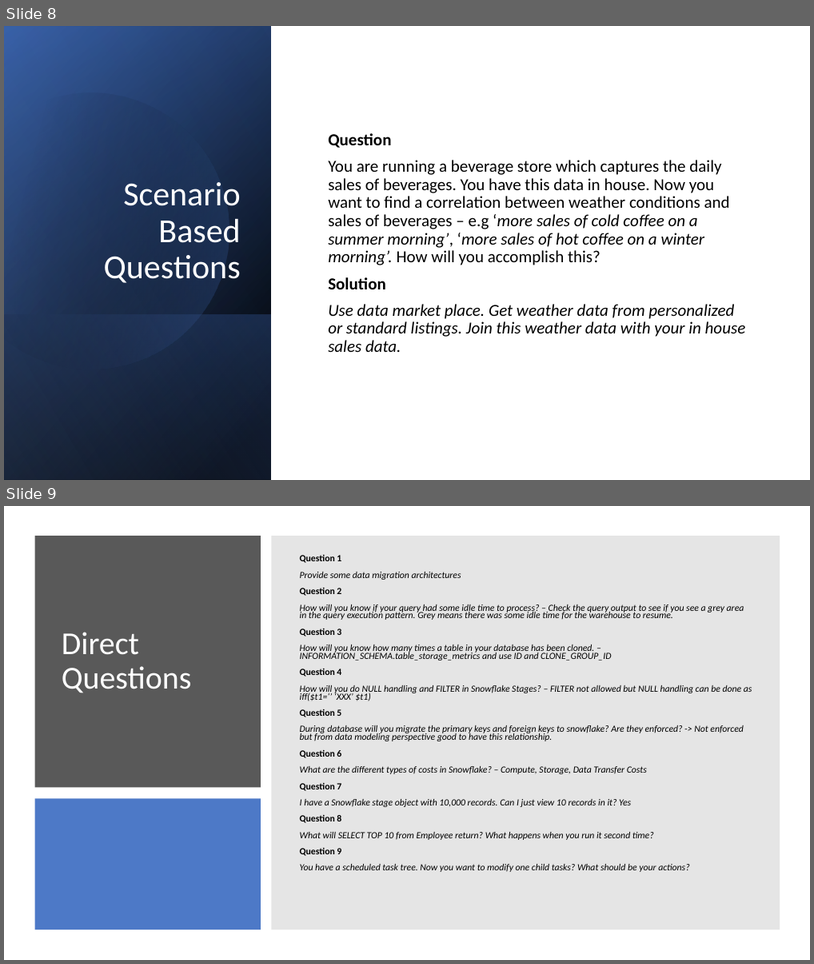
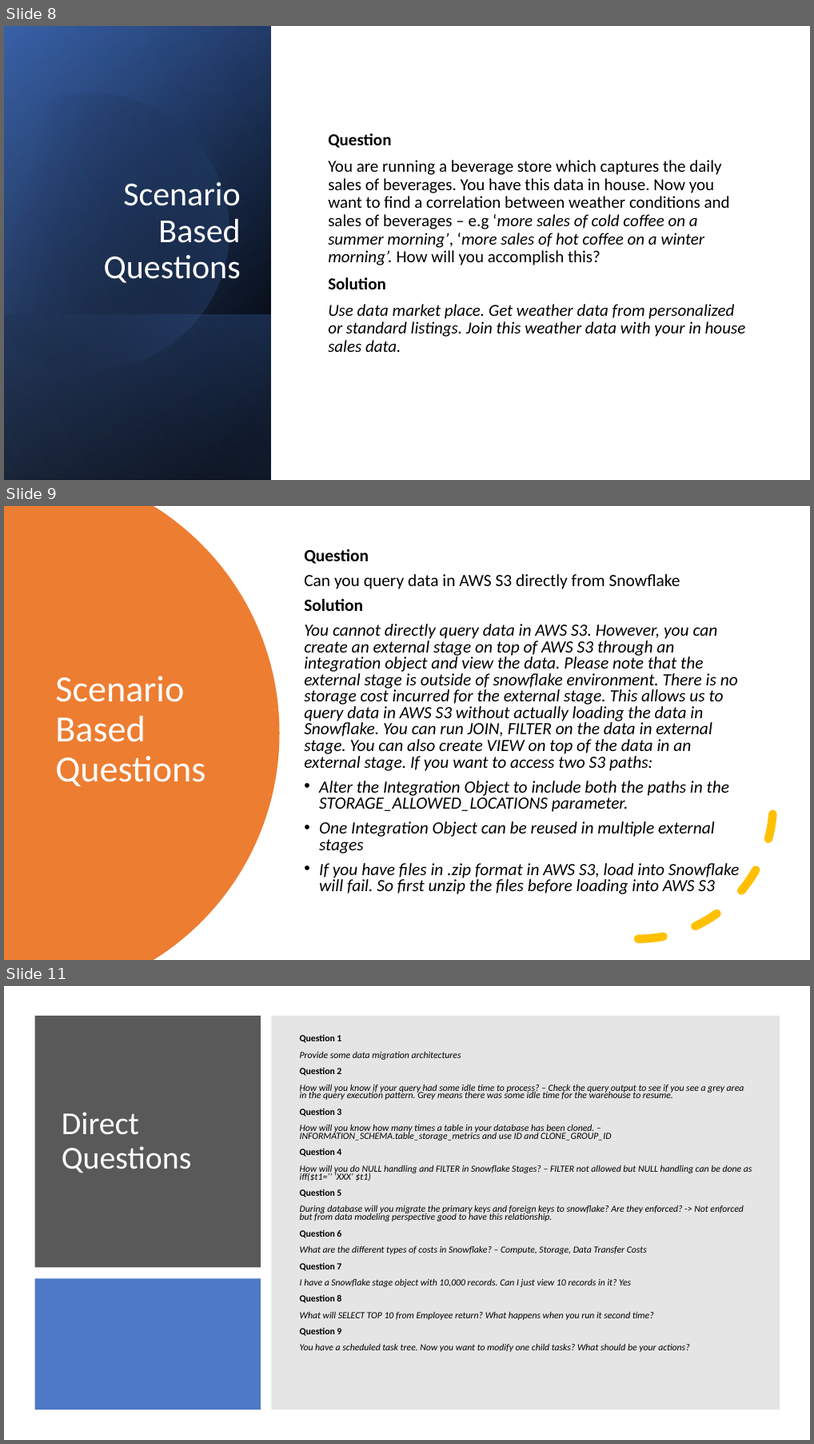
Before and after one commit to suddhasatwamallik/snowflake-interview-questions-design-scenarios, a slide deck: Snow Interview questions.pptx. Shown one above the other, each under a label of ours: slides 8 and 9 before the commit, slides 8, 9 and 11 after it; the slides between them are not shown. The pictures are 814x964 and 814x1444 pixels, drawn with LibreOffice and Linux fonts; fonts in the diff are those of the drawing. Boxes give left, top, right and bottom in pixels: in the first picture for what was removed or moved away, otherwise in the second. Text is boxed around its words. In the diff, an @@ line names an element or a change of style, - is before the commit and + after.

```diff
--- a/Snow Interview questions.pptx
+++ b/Snow Interview questions.pptx
@@ slide 9 added at box(4, 506, 810, 960), background #FFFFFF @@
@@ freeform shape added at box(4, 506, 280, 960), fill #ED7D31 @@
@@ text added at box(304, 549, 740, 894), 20.4 pt, text #000000, italic @@
+Question
+Can you query data in AWS S3 directly from Snowflake
+Solution
+You cannot directly query data in AWS S3. However, you can create an external stage on top of AWS S3 through an integration object and view the data. Please note that the external stage is outside of snowflake environment. There is no storage cost incurred for the external stage. This allows us to query data in AWS S3 without actually loading the data in Snowflake. You can run JOIN, FILTER on the data in external stage. You can also create VIEW on top of the data in an external stage. If you want to access two S3 paths:
+• Alter the Integration Object to include both the paths in the STORAGE_ALLOWED_LOCATIONS parameter.
+• One Integration Object can be reused in multiple external stages
+• If you have files in .zip format in AWS S3, load into Snowflake will fail. So first unzip the files before loading into AWS S3
@@ arc (boxed as its full ellipse) added at box(504, 668, 774, 939), outline #FFC000 10 pt dashed @@
@@ title added at box(55, 676, 206, 786), 44 pt, text #FFFFFF @@
+Scenario Based Questions
@@ what was slide 9 is now slide 11 @@
```
Also in this commit, not shown: 1 other slide added, 1 other file.
